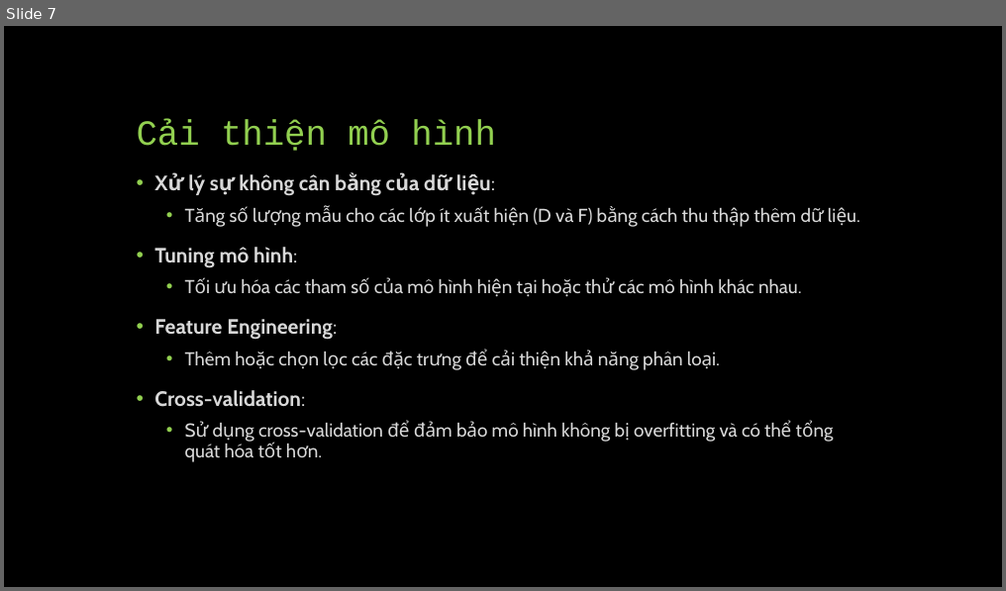
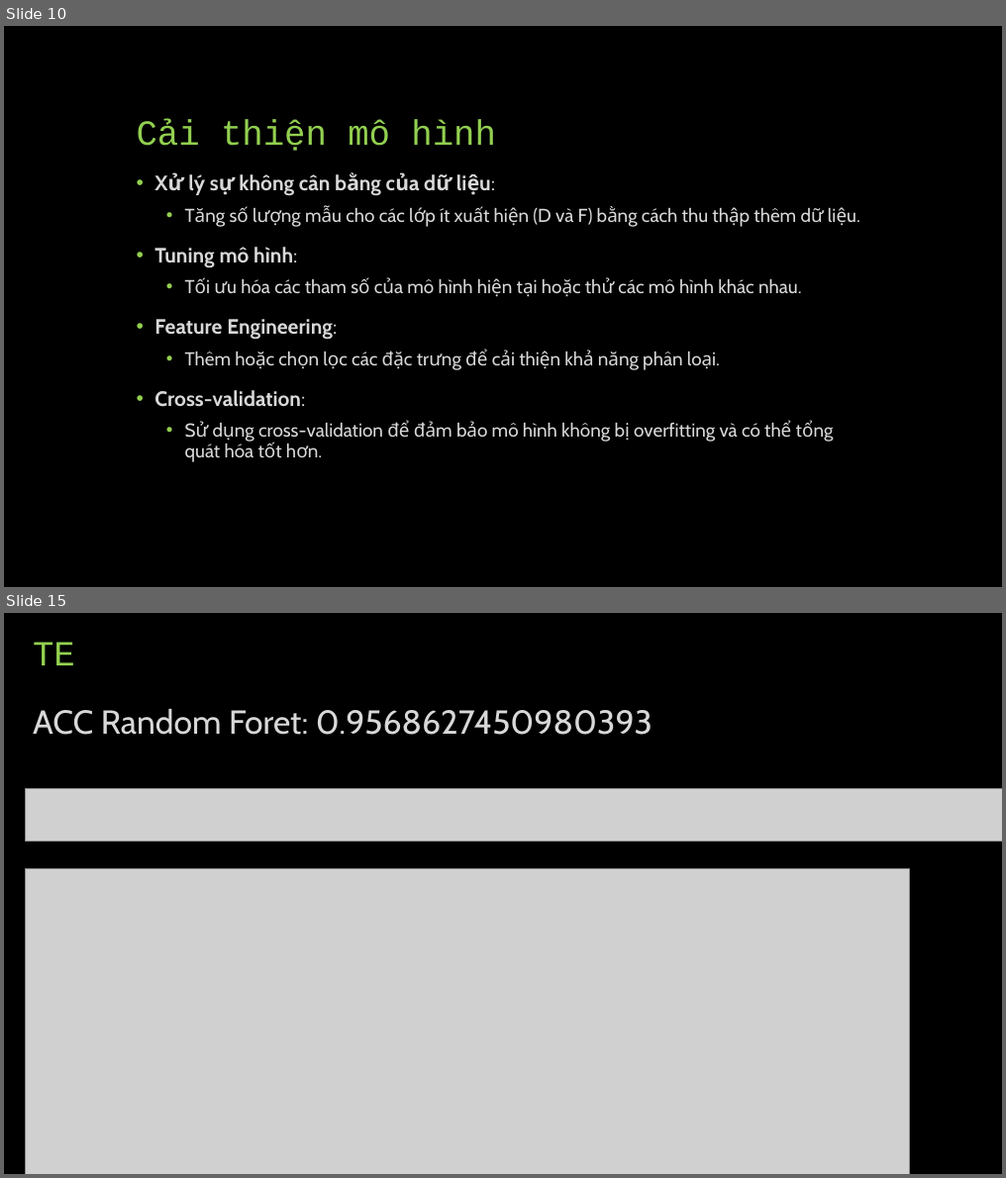
Before and after one commit to quantienquanz/Academic-Impact-Tracker, a slide deck: PPTX/Tuần 4.pptx. Shown one above the other, each under a label of ours: slide 7 before the commit, slides 10 and 15 after it; the slides between them are not shown. The pictures are 1006x591 and 1006x1178 pixels, drawn with LibreOffice and Linux fonts; fonts in the diff are those of the drawing; grey boxes stand for pictures. Boxes give left, top, right and bottom in pixels: in the first picture for what was removed or moved away, otherwise in the second. Text is boxed around its words. In the diff, an @@ line names an element or a change of style, - is before the commit and + after.

```diff
--- a/PPTX/Tuần 4.pptx
+++ b/PPTX/Tuần 4.pptx
@@ slide 15 added at [4,613,1002,1174], background #000000 @@
@@ title added at [33,642,75,665], 34 pt, text #92D050 @@
+TE
@@ text added at [33,708,652,735], 32 pt, text #D8D8D8 @@
+ACC Random Foret: 0.9568627450980393
@@ picture added at [25,788,1002,841] @@
@@ picture added at [25,869,909,1174] @@
@@ what was slide 7 is now slide 10 @@
```
Also in this commit, not shown: 5 slides changed, 9 other slides added, 1 slide removed.
